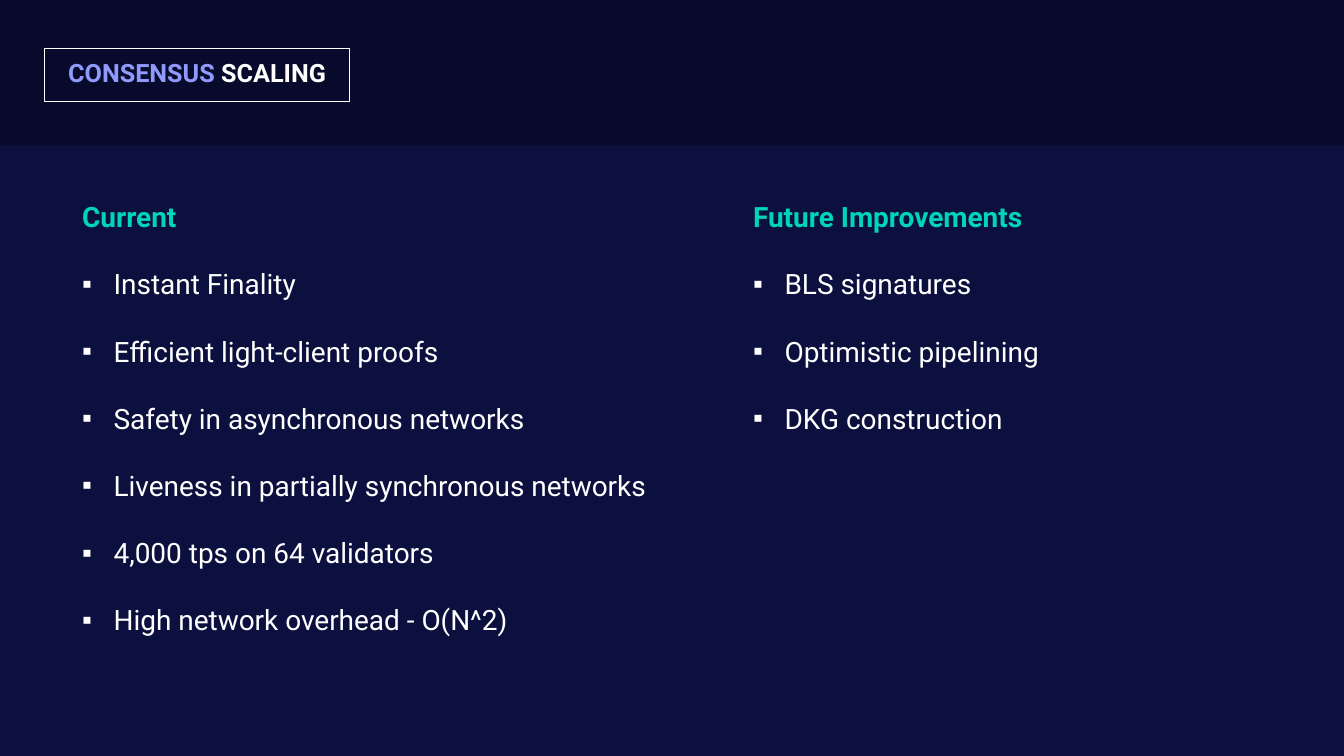
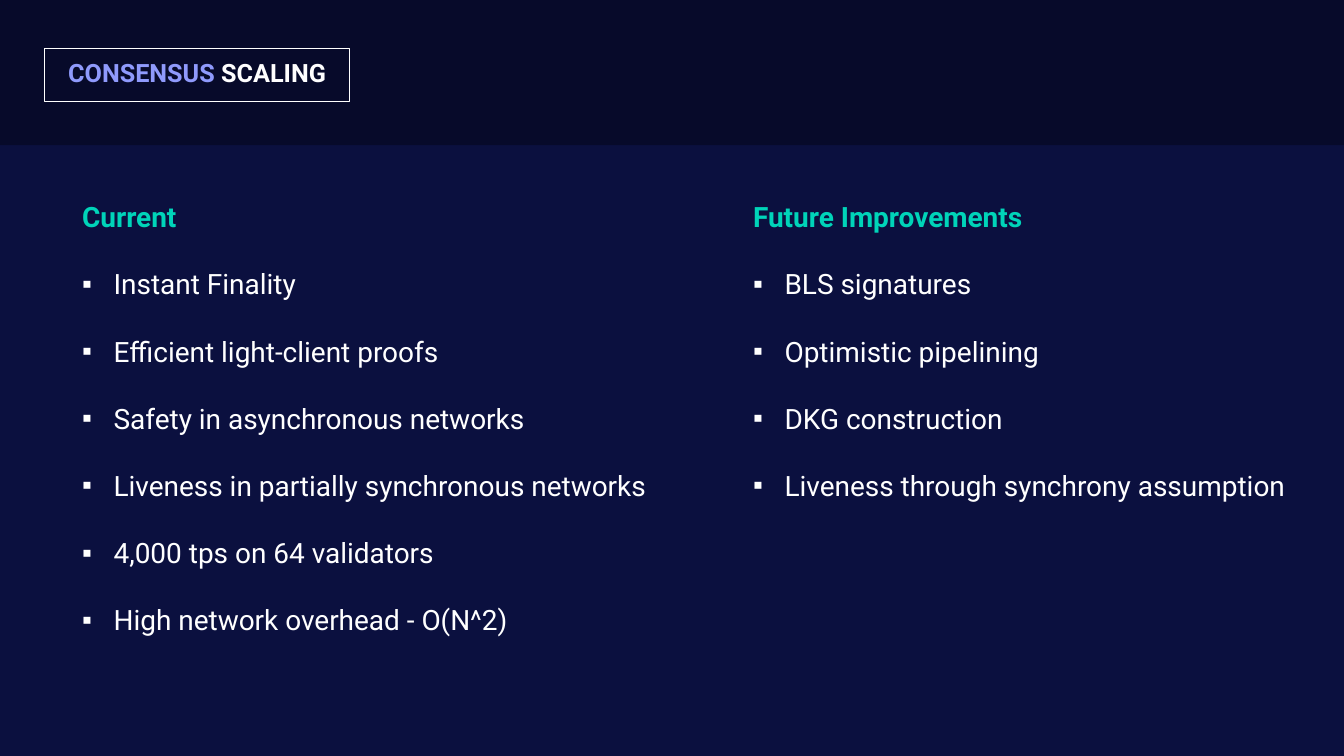
Before and after one commit to adrianbrink/research, a slide deck: slide 7 of talks/DappDev 2018/Four Dimensional Blockchain Scaling.pptx. Drawn at 1344x756 pixels with LibreOffice and Linux fonts; fonts in the diff are those of the drawing; background and template pictures are left out. Boxes give left, top, right and bottom in pixels: in the first picture for what was removed or moved away, otherwise in the second. Text is boxed around its words. In the diff, an @@ line names an element or a change of style, - is before the commit and + after.

```diff
--- a/talks/DappDev 2018/Four Dimensional Blockchain Scaling.pptx
+++ b/talks/DappDev 2018/Four Dimensional Blockchain Scaling.pptx
@@ text at <box>785,475,1285,502</box>: paragraph added @@
+▪ Liveness through synchrony assumption
```
Also in this commit, not shown: 2 other slides changed, 1 other file.
